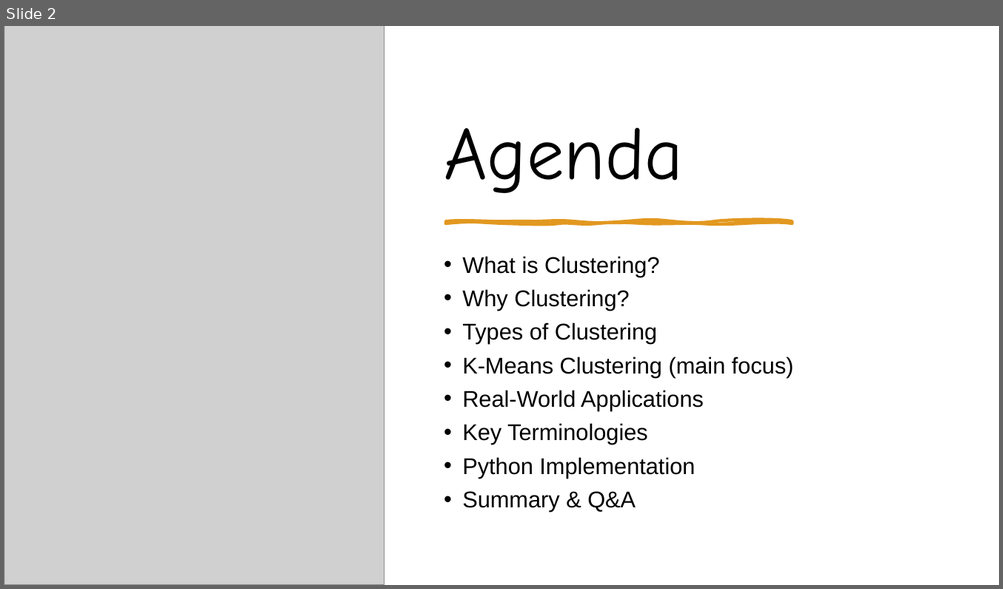
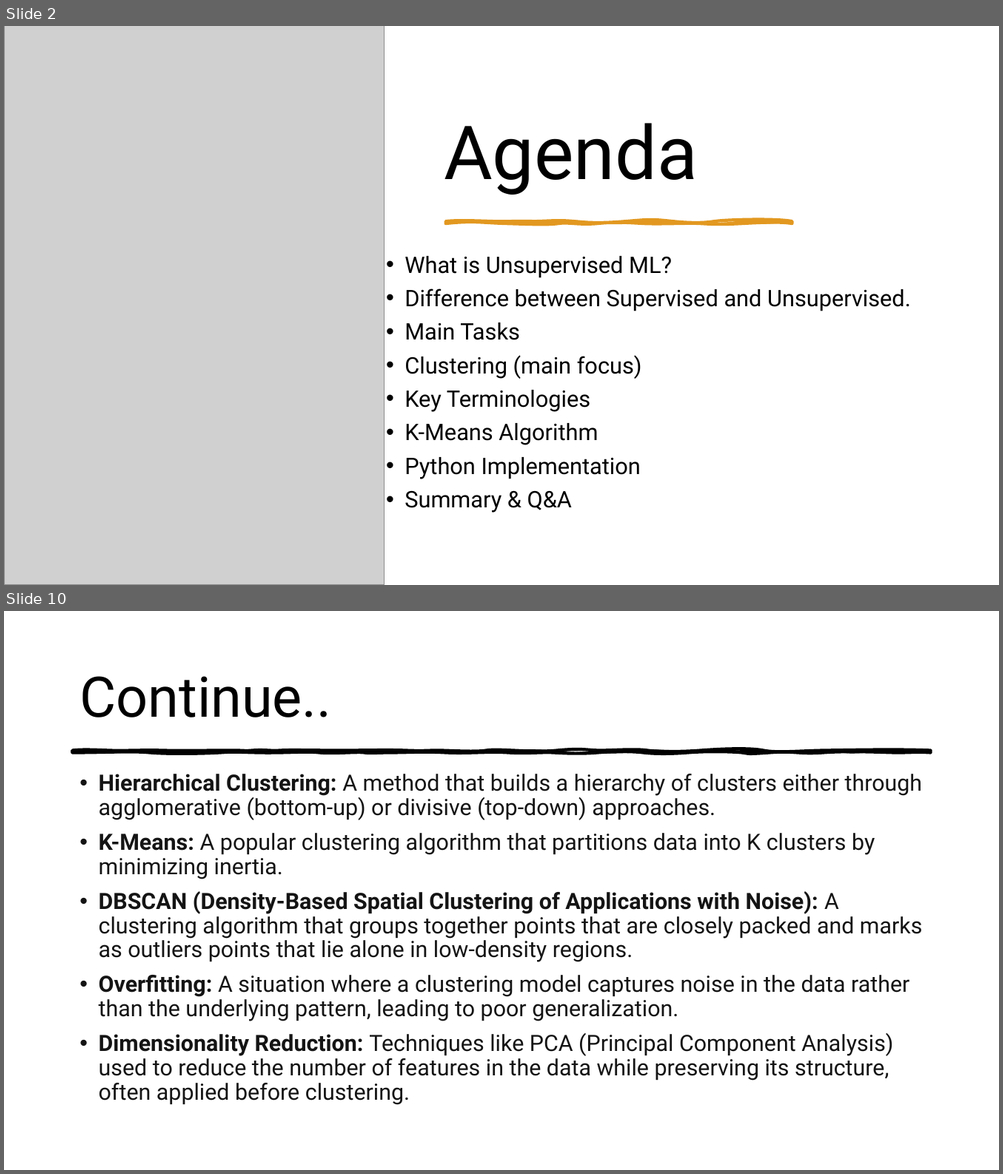
Before and after one commit to Ahmed-7-ML/Practical-Machine-Deep-Learning, a slide deck: Machine Learning/Unsupervised ML/Clustering/Clustering & KMeans.pptx. Shown one above the other, each under a label of ours: slide 2 before the commit, slides 2 and 10 after it; the slides between them are not shown. The pictures are 1003x589 and 1003x1174 pixels, drawn with LibreOffice and Linux fonts; fonts in the diff are those of the drawing; grey boxes stand for pictures. Boxes give left, top, right and bottom in pixels: in the first picture for what was removed or moved away, otherwise in the second. Text is boxed around its words. In the diff, an @@ line names an element or a change of style, - is before the commit and + after.

Commit message:
Unsupervised ML

```diff
--- a/Machine Learning/Unsupervised ML/Clustering/Clustering & KMeans.pptx
+++ b/Machine Learning/Unsupervised ML/Clustering/Clustering & KMeans.pptx
@@ slide 10 added at (4, 611, 999, 1170), background #FFFFFF @@
@@ title added at (79, 676, 331, 718), 54 pt, text #000000 @@
+Continue..
@@ freeform shape added at (73, 751, 930, 753), fill #000000, outline #000000 3 pt @@
@@ text added at (99, 774, 922, 1105), 21.7 pt, text #141414 @@
+• Hierarchical Clustering: A method that builds a hierarchy of clusters either through agglomerative (bottom-up) or divisive (top-down) approaches.
+• K-Means: A popular clustering algorithm that partitions data into K clusters by minimizing inertia.
+• DBSCAN (Density-Based Spatial Clustering of Applications with Noise): A clustering algorithm that groups together points that are closely packed and marks as outliers points that lie alone in low-density regions.
+• Overfitting: A situation where a clustering model captures noise in the data rather than the underlying pattern, leading to poor generalization.
+• Dimensionality Reduction: Techniques like PCA (Principal Component Analysis) used to reduce the number of features in the data while preserving its structure, often applied before clustering.
@@ slide 2 changed as well @@
@@ title "Agenda" at (444, 123, 697, 195): font Comic Neue to Roboto @@
@@ text "What is Unsupervised ML?": place and size @@
-text "What is Unsupervised ML?" at (462, 256, 794, 512)
+text "What is Unsupervised ML?" at (404, 256, 910, 513)
@@ text at (404, 256, 910, 379): text changed; font Arial to Roboto @@
-• What is Clustering?
-• Why Clustering?
-• Types of Clustering
-• K-Means Clustering (main focus)
-• Real-World Applications
+• What is Unsupervised ML?
+• Difference between Supervised and Unsupervised.
+• Main Tasks
+• Clustering (main focus)
@@ text at (404, 390, 640, 513): font Arial to Roboto in "Key Terminologies", "Python Implementation", "Summary & Q&A" @@
@@ text at (404, 423, 597, 446): paragraph added @@
+• K-Means Algorithm
```
Also in this commit, not shown: 1 other slide changed, 8 other slides added, 3 slides removed.
